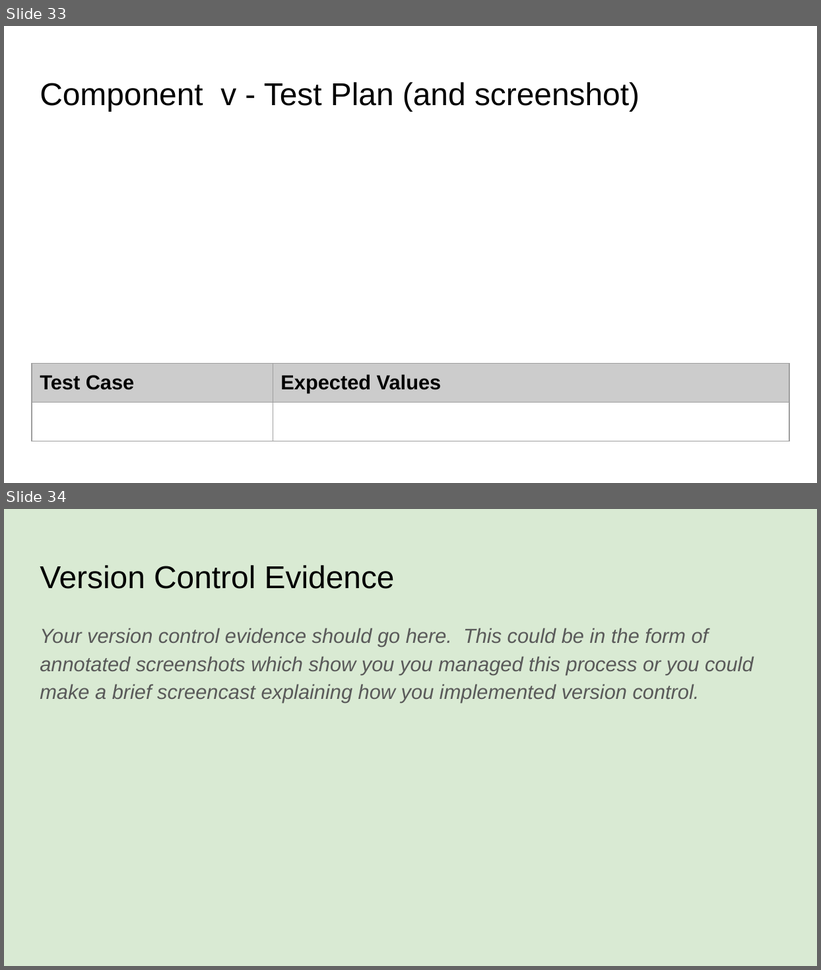
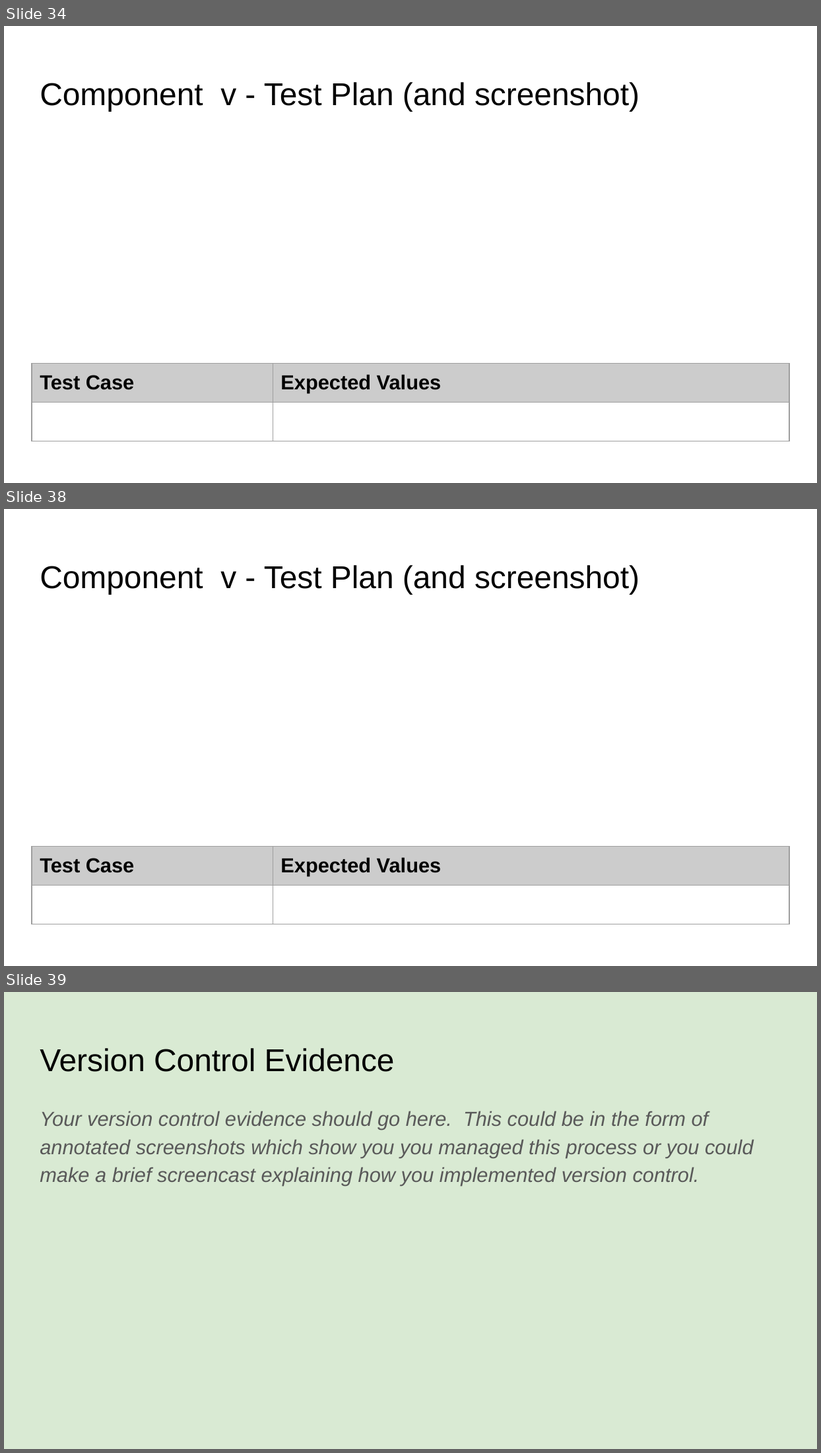
Before and after one commit to KaitlinEus/Pizza_bot, a slide deck: Python.pptx. Shown one above the other, each under a label of ours: slides 33 and 34 before the commit, slides 34, 38 and 39 after it; the slides between them are not shown. The pictures are 821x970 and 821x1453 pixels, drawn with LibreOffice and Linux fonts; fonts in the diff are those of the drawing. Boxes give left, top, right and bottom in pixels: in the first picture for what was removed or moved away, otherwise in the second. Text is boxed around its words. In the diff, an @@ line names an element or a change of style, - is before the commit and + after.

```diff
--- a/Python.pptx
+++ b/Python.pptx
@@ slide 38 added at (4, 509, 817, 966), background #FFFFFF @@
@@ title added at (40, 565, 640, 594), 28 pt, text #000000 @@
+Component v - Test Plan (and screenshot)
@@ table added at (32, 846, 789, 952), 2 rows, 2 columns @@
+Test Case | Expected Values
+ | 
@@ what was slide 33 is now slide 34 @@
@@ what was slide 34 is now slide 39 @@
```
Also in this commit, not shown: 4 other slides added, 1 other file.
